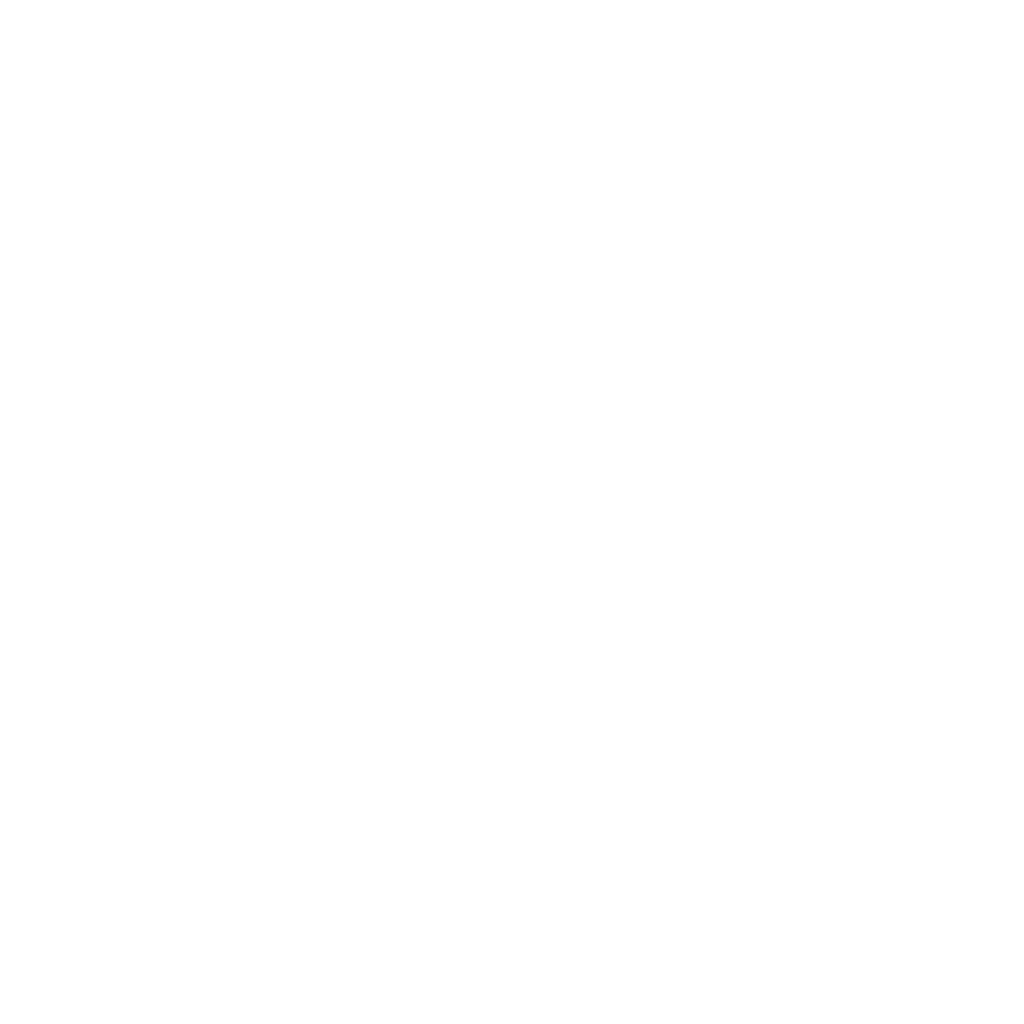
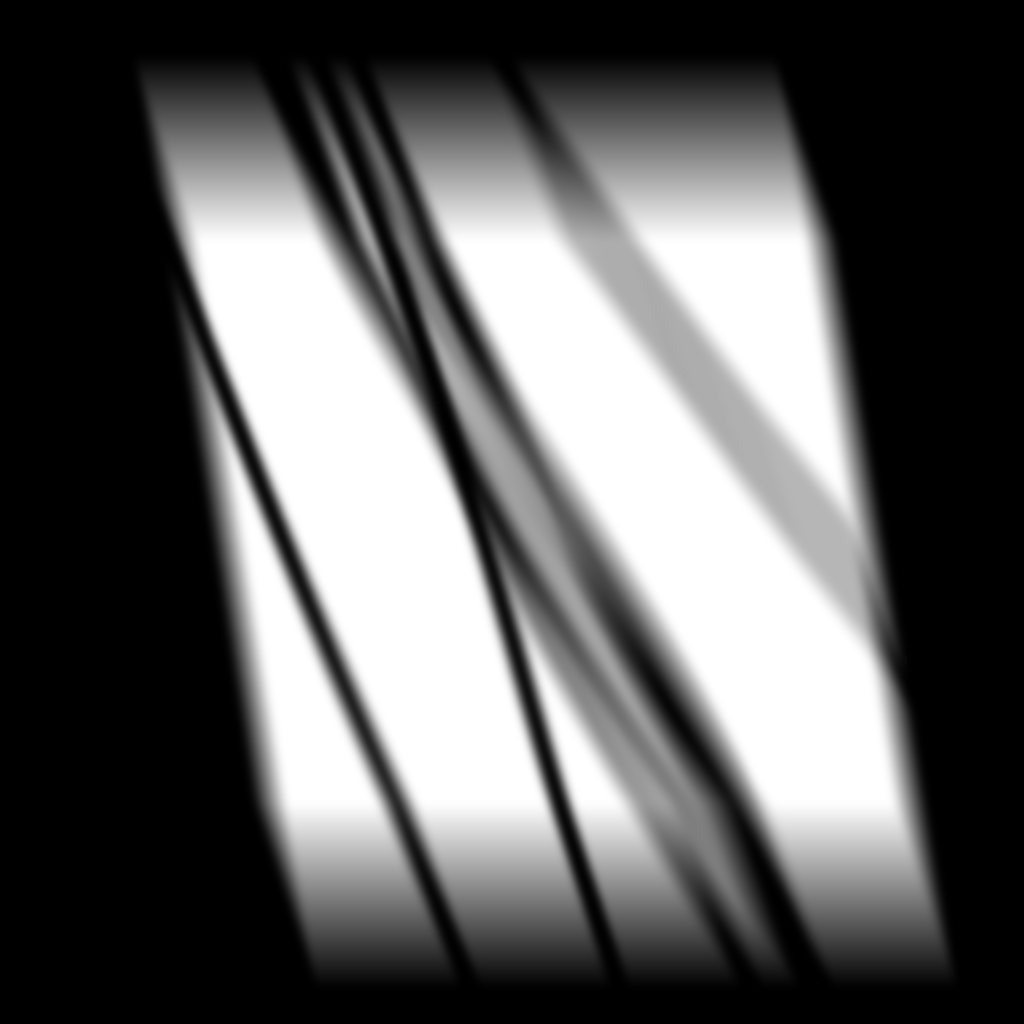
Revision of a layered 1024×1024 image; what changed, layer by layer:
painted on "레이어 0" over [131, 53, 961, 991]
added layer "레이어 1" over [0, 0, 1024, 1024]